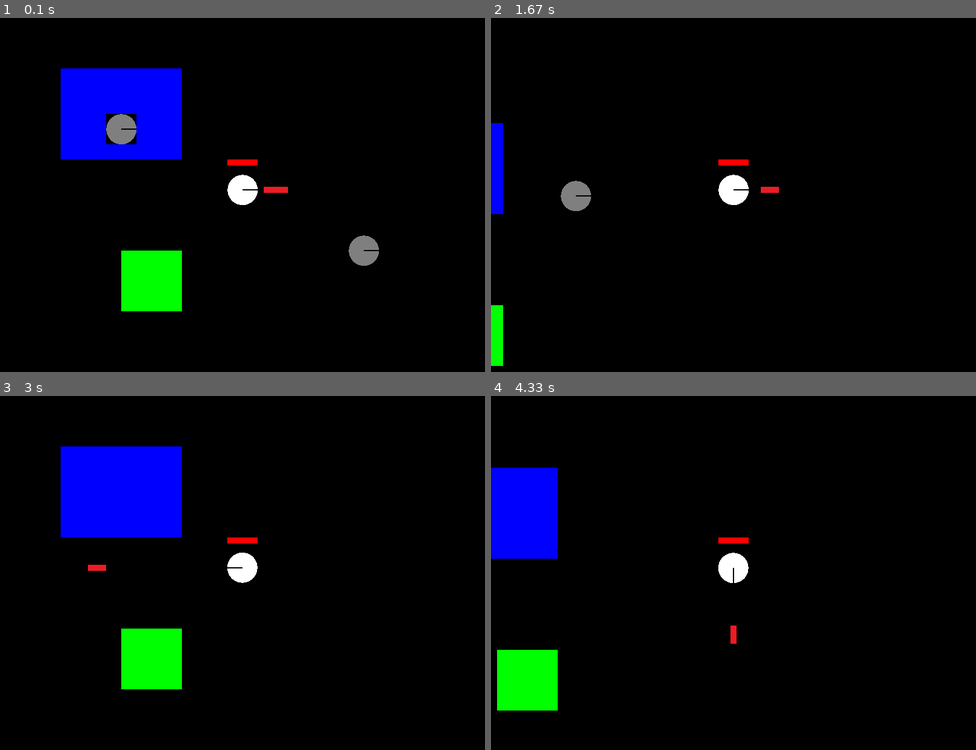
Above: before the commit, frames 1-4 (two rows, left to right).
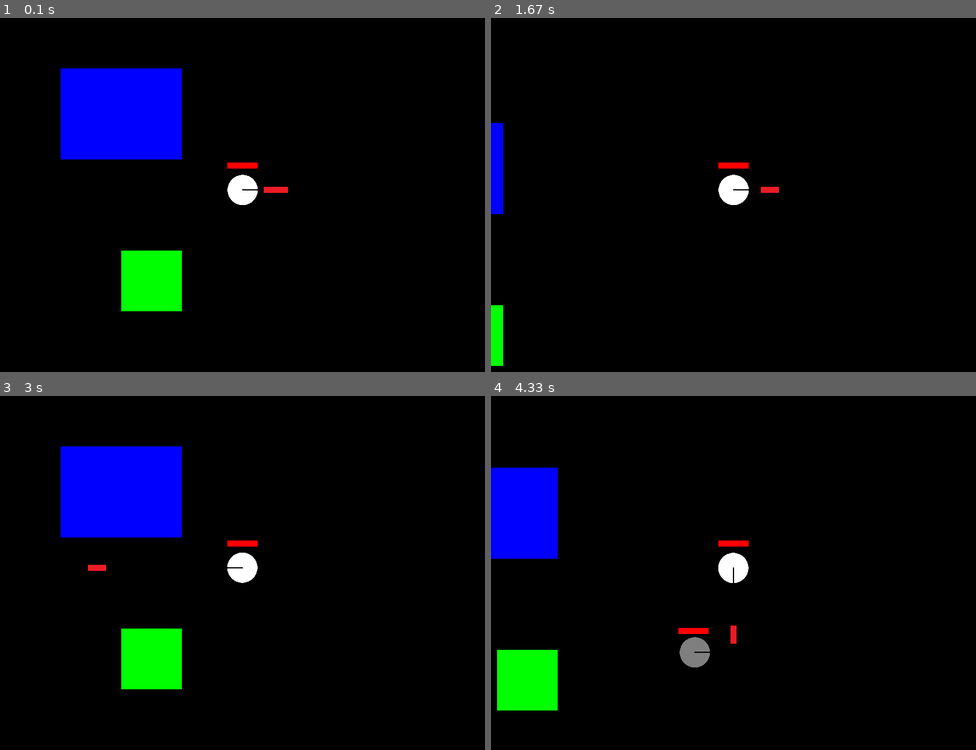
Above: after the commit, the same moments.

Repository: Sianglife/pygame-game
Game: pygame game, started from main.py
The game is run twice, just before and just after one commit, with the same random seed, the same clock (stepped at 60 frames per second) and the same inputs.
Inputs:
- Up to frame 1 (0.1 s): no input
- Up to frame 2 (1.67 s): hold Right 0.33-0.8 s; hold Up 0.83-1.13 s; hold Right 1.17-1.63 s
- Up to frame 3 (3 s): hold Left 1.67-2.2 s; hold Down 2.23-2.53 s; hold Left 2.57-2.97 s
- Up to frame 4 (4.33 s): hold Up 3-3.37 s; hold Right 3.4-4.03 s; hold Down from 4.07 s (still down)

The runs differ from the first frame. In frame 1, 1.1% of the frame differs, in the area x 21-79%, y 27-70%; in frame 2, 0.5%; in frame 3, 0.1%; in frame 4, 0.6%.

Commit message:
Add gaming

Diff:
--- /dev/null
+++ b/const/config.py
@@ -0,0 +1 @@
+SCREEN_SCALE = (800, 600)
--- a/main.py
+++ b/main.py
@@ -3,7 +3,9 @@
 from const.color import *
 from modal.object import Rectangle
 from modal.player import Player
-from modal.enemies import Enemies
+from modal.enemy import Enemy
+from modal.blood import blood
+import random
 
 
 SCREEN_SCALE = (800, 600)
@@ -23,12 +25,15 @@
     Rectangle(BLUE, (200, 150), (100, 100)),
     Rectangle(GREEN, (100, 100), (200, 400))
 )
+enemies = pg.sprite.Group()
 
-enemies = pg.sprite.Group(
-    Enemies(RED, 50, (200, 200)),
-    Enemies(RED, 50, (600, 400))
-)
-# *代表解包，把obstacles每一項物件都加入到all_sprites中
+# 生成敵人
+ENEMY_SPAWN_EVENT = pg.USEREVENT + 1  # Event 1
+pg.time.set_timer(ENEMY_SPAWN_EVENT, 3000)  # 每隔3秒生成敵人
+
+CHECK_DAMAGE_EVENT = pg.USEREVENT + 2  # Event 2
+pg.time.set_timer(CHECK_DAMAGE_EVENT, 700)  # 每隔0.7秒檢查傷害
+
 backgroundObjects = pg.sprite.Group(*obstacles)
 
 
@@ -57,9 +62,24 @@
     # Player update
     player.update()
 
-    # move bullet
+    if player.blood.is_empty():
+        player.blood.kill()
+        blood.remove(player.blood)
+        player.kill()
+        print("Player is dead!")
+        pg.quit()
+        sys.exit()
+
+    # move player bullet
     for bullet in player.bullets:
-        bullet.update()
+        if pg.sprite.spritecollide(bullet, obstacles, False):
+            player.bullets.remove(bullet)
+            continue
+        for enemy in enemies:
+            if pg.sprite.collide_rect(bullet, enemy):
+                enemy.blood.damage(50)
+                player.bullets.remove(bullet)
+                continue
         if bullet.rect.x < 0 or bullet.rect.x > SCREEN_SCALE[0] or bullet.rect.y < 0 or bullet.rect.y > SCREEN_SCALE[1]:
             player.bullets.remove(bullet)
             all_sprites.remove(bullet)
@@ -68,7 +88,8 @@
     screen.fill(BLACK)
     backgroundObjects = pg.sprite.Group(*obstacles, *enemies)
     all_sprites = pg.sprite.Group(
-        player, *obstacles, *enemies, *player.bullets, player.blood)
+        player, *obstacles, *enemies, *player.bullets, *blood)
+    all_sprites.update()
     all_sprites.draw(screen)
     pg.display.flip()
 
@@ -108,4 +129,19 @@
             pg.quit()
             sys.exit()
 
+        if e.type == ENEMY_SPAWN_EVENT:
+            enemy = Enemy(50, (random.randint(100, 400),
+                          random.randint(100, 400)))
+            enemies.add(enemy)
+
+        if e.type == CHECK_DAMAGE_EVENT:
+            for enemy in enemies:
+                if pg.sprite.spritecollide(enemy, obstacles, False):
+                    player.blood.damage(10)
+                    enemy.blood.damage(10)
+                    enemy.angle = (enemy.angle + 180) % 360
+                if pg.sprite.collide_rect(player, enemy):
+                    player.blood.damage(10)
+                    enemy.blood.damage(10)
+
     clock.tick(FPS)
--- a/modal/blood.py
+++ b/modal/blood.py
@@ -2,6 +2,8 @@
 import const.color as color
 import pygame as pg
 from modal.object import Rectangle
+
+blood = pg.sprite.Group()
 
 
 class Blood(Rectangle):
@@ -21,10 +23,16 @@
             red_bar.fill(color.RED)
             self.image.blit(red_bar, (0, 0))
 
-        self.rect = self.image.get_rect(topleft=self.ori_position)
+        self.rect = self.image.get_rect(topleft=self.rect.topleft)
+
+    def goto(self, x, y):
+        self.rect.topleft = (x, y)
 
     def damage(self, value):
         self.hp -= value
         if self.hp < 0:
             self.hp = 0
         self.update()
+
+    def is_empty(self):
+        return self.hp <= 0
--- a/modal/enemies.py
+++ /dev/null
@@ -1,69 +0,0 @@
-from modal.bullet import Bullet
-import pygame as pg
-from modal.object import Circle
-from modal.blood import Blood
-import random
-
-
-class Enemies(Circle):
-    def __init__(self, color, radius, position=(100, 100)):
-        super().__init__(color, radius, position)
-        self.launch_time = 0
-        self.original_image = pg.transform.scale(pg.image.load(
-            'asset/enemies.png').convert_alpha(), (radius, radius))
-        # Only four directions: 0, 90, 180, 270
-        self.angle = random.choice([0, 90, 180, 270])
-        self.bullets = pg.sprite.Group()
-        self.blood = Blood(375, 250)
-        self.move_time = pg.time.get_ticks()
-        self.move_interval = 1000  # ms
-        self.speed = 5
-        self.update()
-
-    def fire(self):
-        bullet = Bullet((30, 10), self.rect.center, self.angle, role=1)
-        self.bullets.add(bullet)
-        self.launch_time = pg.time.get_ticks()
-
-    def move(self, dx=0, dy=0):
-        # Move only in four directions
-        if self.angle == 0:      # Right
-            self.rect.x -= self.speed + dx
-            self.rect.y -= dy
-        elif self.angle == 90:   # Up
-            self.rect.y += self.speed - dy
-            self.rect.x -= dx
-        elif self.angle == 180:  # Left
-            self.rect.x += self.speed - dx
-            self.rect.y -= dy
-        elif self.angle == 270:  # Down
-            self.rect.y -= self.speed + dy
-            self.rect.x -= dx
-        # Move only in four directions
-        if self.angle == 0:      # Right
-            self.rect.x -= self.speed
-        elif self.angle == 90:   # Up
-            self.rect.y -= self.speed
-        elif self.angle == 180:  # Left
-            self.rect.x += self.speed
-        elif self.angle == 270:  # Down
-            self.rect.y += self.speed
-
-    def update(self, move_bg_offset=(0, 0)):
-        # Randomly change angle every move_interval ms
-        now = pg.time.get_ticks()
-        if now - self.move_time > self.move_interval:
-            self.angle = random.choice([0, 90, 180, 270])
-            self.move_time = now
-
-        # self.move()
-
-        # Move with background offset from main.py
-        self.rect.x += move_bg_offset[0]
-        self.rect.y += move_bg_offset[1]
-
-        if self.launch_time == 0 or now - self.launch_time > 500:
-            self.fire()
-        self.image = pg.transform.rotate(self.original_image, self.angle)
-        self.rect = self.image.get_rect(center=self.rect.center)
-        self.blood.update()
--- /dev/null
+++ b/modal/enemy.py
@@ -0,0 +1,48 @@
+from modal.bullet import Bullet
+import pygame as pg
+from modal.object import GameObject
+from const.config import SCREEN_SCALE
+from modal.blood import Blood, blood
+
+
+class Enemy(GameObject):
+    def __init__(self, radius, position=(100, 100)):
+        super().__init__((radius, radius), position)
+        self.image = pg.transform.scale(pg.image.load(
+            'asset/enemies.png').convert_alpha(), (radius, radius))
+        self.rect = self.image.get_rect(center=position)
+        self.rect.topleft = position
+        self.angle = 0  # random.choice([0, 90, 180, 270])
+        self.speed = 2
+        # self.bullets = pg.sprite.Group()
+        self.blood = Blood(self.rect.x, self.rect.y - 15)
+        blood.add(self.blood)
+
+    # def fire(self):
+        # bullet = Bullet((30, 10), self.rect.center, self.angle, role=1)
+        # self.bullets.add(bullet)
+        # self.launch_time = pg.time.get_ticks()
+
+    def update(self):
+        self.blood.goto(self.rect.x, self.rect.y - 15)
+        if self.angle == 0:
+            self.rect.x += self.speed
+        elif self.angle == 90:
+            self.rect.y -= self.speed
+        elif self.angle == 180:
+            self.rect.x -= self.speed
+        elif self.angle == 270:
+            self.rect.y += self.speed
+
+        self.image = pg.transform.rotate(self.image, self.angle)
+        self.rect = self.image.get_rect(center=self.rect.center)
+
+        if self.blood.is_empty():
+            self.blood.kill()
+            blood.remove(self.blood)
+            self.kill()
+
+        if self.rect.x < 0 or self.rect.x > SCREEN_SCALE[0] or self.rect.y < 0 or self.rect.y > SCREEN_SCALE[1]:
+            self.blood.kill()
+            blood.remove(self.blood)
+            self.kill()
--- a/modal/player.py
+++ b/modal/player.py
@@ -1,7 +1,7 @@
 from modal.bullet import Bullet
 import pygame as pg
 from modal.object import Circle
-from modal.blood import Blood
+from modal.blood import Blood, blood
 
 class Player(Circle):
     def __init__(self, color, radius, position=(100, 100)):
@@ -11,8 +11,9 @@
             'asset/player.png').convert_alpha(), (radius, radius))
         self.angle = 0
         self.bullets = pg.sprite.Group()
-        self.blood = Blood(375, 250)
-        self.update()
+        self.blood = Blood(375, 255)
+        blood.add(self.blood)
+
 
     def fire(self):
         bullet = Bullet((30, 10), self.rect.center, self.angle)
@@ -22,7 +23,6 @@
     def update(self):
         if self.launch_time == 0 or pg.time.get_ticks() - self.launch_time > 500:
             self.fire()
-        # set angle with mouse position
+
         self.image = pg.transform.rotate(self.original_image, self.angle)
         self.rect = self.image.get_rect(center=self.rect.center)
-        self.blood.update()
Binary file changed: asset/enemies.png
Binary file changed: asset/player.png
